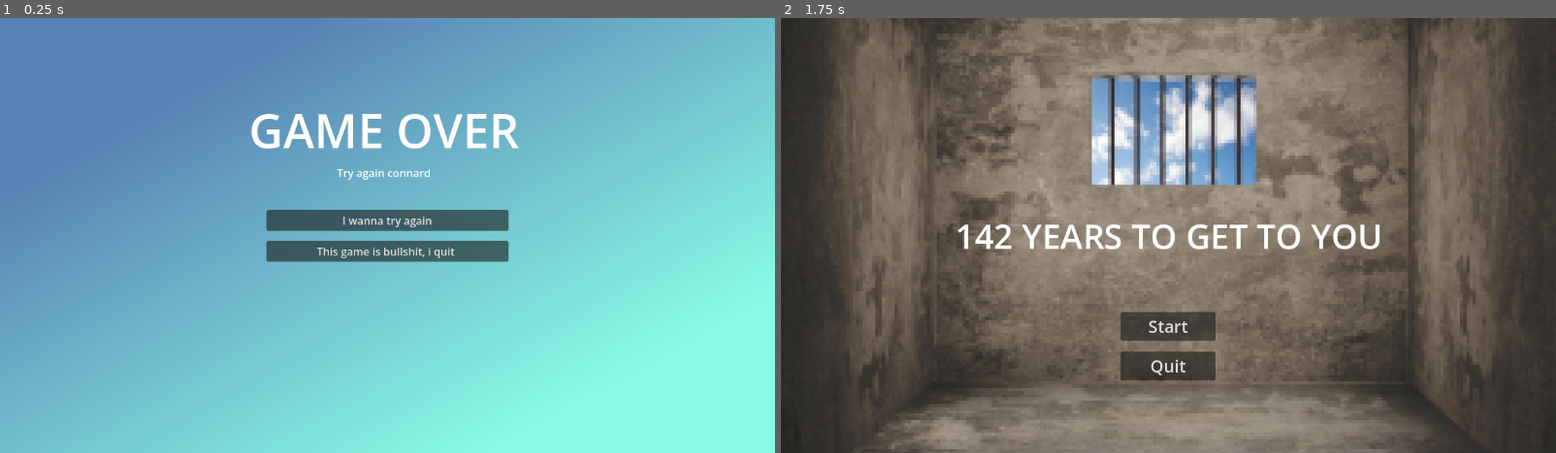
Above: before the commit, frames 1-2 (left to right).
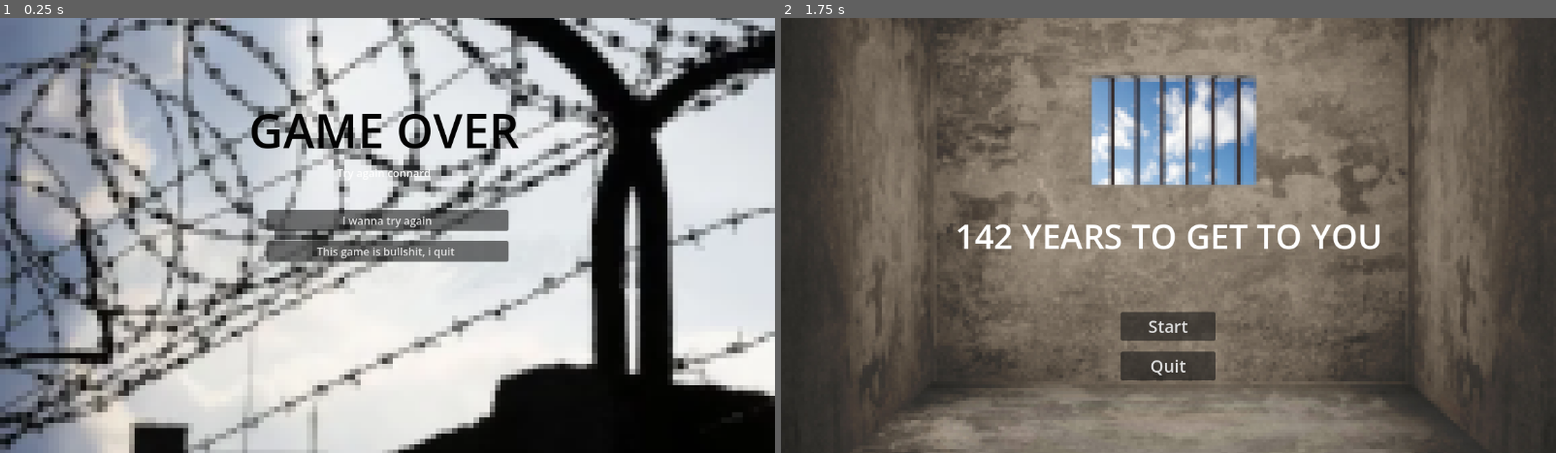
Above: after the commit, the same moments.

Repository: Hyle4888887/game-jam-gmtk-2026
Game: Godot game, scene res://menus/game_over.tscn
Two runs of this game, one before a commit and one after it. Both use one fixed random seed, a clock stepped at 60 frames per second and the inputs below. This scene is started directly instead of the project's main scene.
Inputs:
- Up to frame 1 (0.25 s): no input
- Up to frame 2 (1.75 s): click "I wanna try again" at 0.5 s; click "I wanna try again" at 1.25 s

The runs differ from the first frame. In frame 1, 99% of the frame differs, in the area x 0-100%, y 0-100%; in frame 2, nothing differs.

Commit message:
game over background done

Diff:
--- a/menus/game_over.tscn
+++ b/menus/game_over.tscn
@@ -1,14 +1,7 @@
 [gd_scene format=3 uid="uid://dr6odrrhpx186"]
 
 [ext_resource type="Script" uid="uid://ctgrqo1d2aaam" path="res://menus/game_over.gd" id="1_y26ei"]
-
-[sub_resource type="Gradient" id="Gradient_xapjj"]
-offsets = PackedFloat32Array(0.23798077, 1)
-colors = PackedColorArray(0.3464297, 0.50778097, 0.70597076, 1, 0.53686196, 0.98751837, 0.8976674, 1)
-
-[sub_resource type="GradientTexture2D" id="GradientTexture2D_mycqx"]
-gradient = SubResource("Gradient_xapjj")
-fill_to = Vector2(0.8107639, 0.828125)
+[ext_resource type="Texture2D" uid="uid://o2u805hayidx" path="res://asset/other_pics/GameOver.png" id="2_mq8lb"]
 
 [node name="GameOver" type="Control" unique_id=926093529]
 layout_mode = 3
@@ -26,7 +19,7 @@
 anchor_bottom = 1.0
 grow_horizontal = 2
 grow_vertical = 2
-texture = SubResource("GradientTexture2D_mycqx")
+texture = ExtResource("2_mq8lb")
 
 [node name="Titles" type="VBoxContainer" parent="." unique_id=2011798692]
 layout_mode = 1
@@ -43,6 +36,7 @@
 grow_vertical = 2
 
 [node name="Game over" type="Label" parent="Titles" unique_id=1025775282]
+modulate = Color(0.012617188, 0.012617188, 0.012617188, 1)
 layout_mode = 2
 theme_override_font_sizes/font_size = 70
 text = "GAME OVER"
Not shown, added: asset/other_pics/GameOver.png.import
Binary file removed: jetons.png
